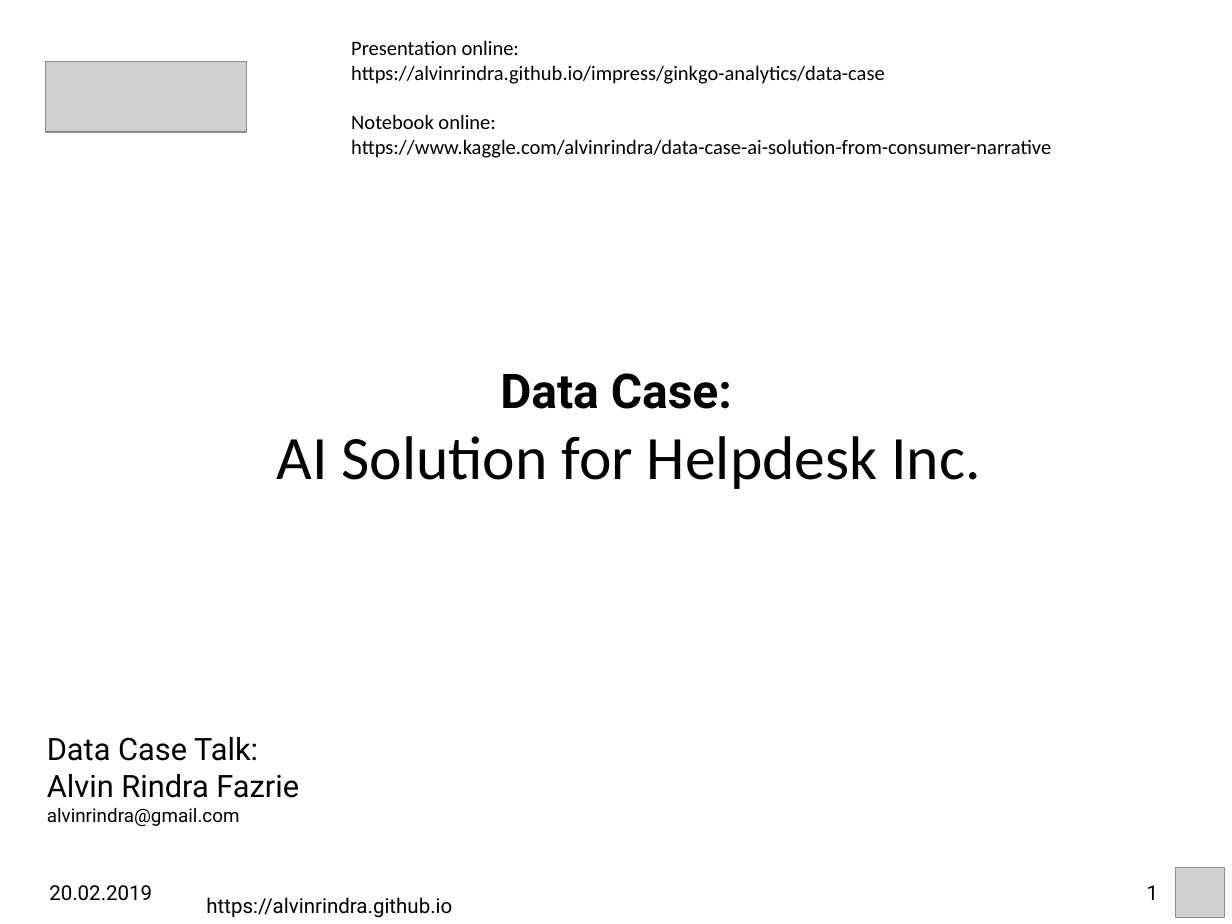
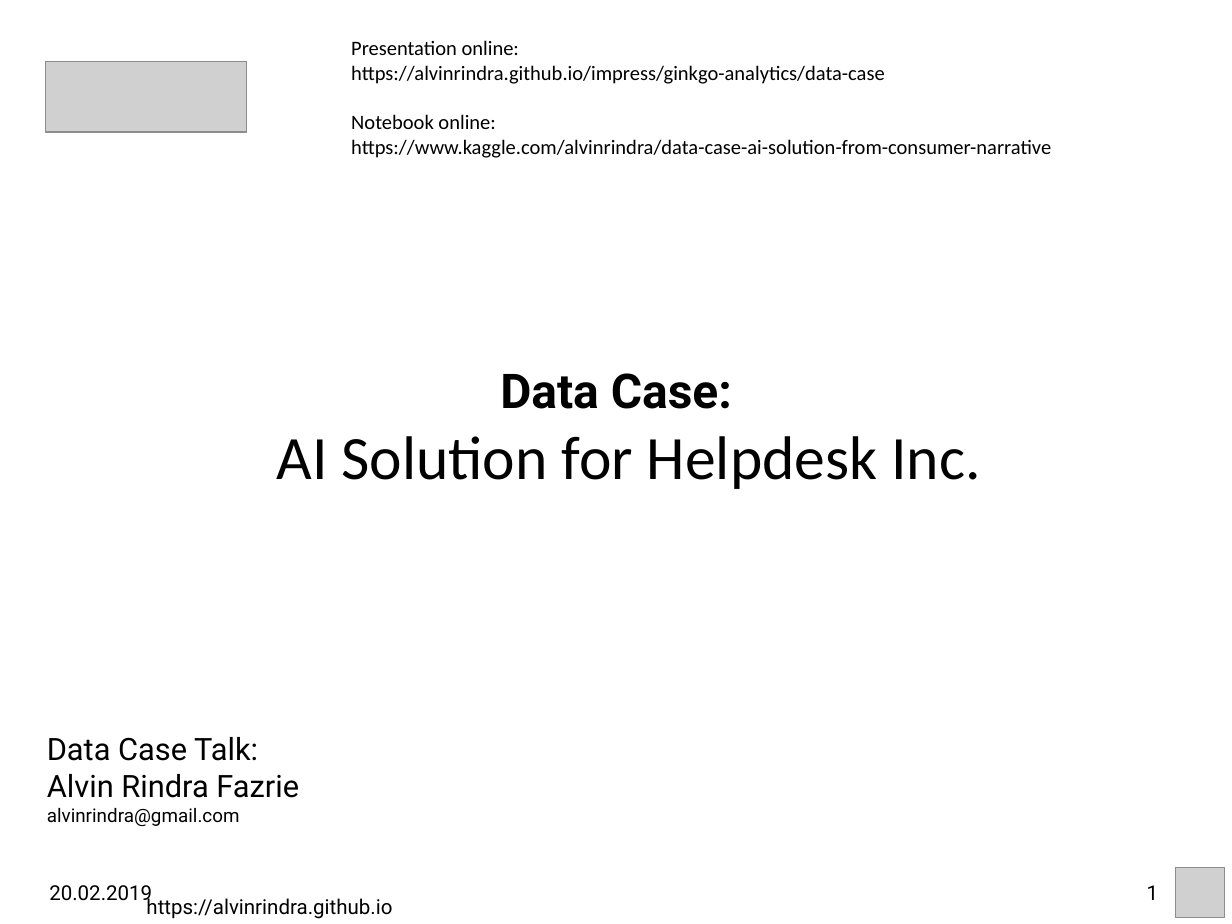
Before and after one commit to alvinrindra/alvinrindra.github.io, a slide deck: slide 1 of impress/ginkgo-analytics/Fazrie_DataCase_Talk.odp. Drawn at 1232x924 pixels with LibreOffice and Linux fonts; fonts in the diff are those of the drawing; grey boxes stand for pictures; background and template pictures are left out. Boxes give left, top, right and bottom in pixels: in the first picture for what was removed or moved away, otherwise in the second. Text is boxed around its words. In the diff, an @@ line names an element or a change of style, - is before the commit and + after.

```diff
--- a/impress/ginkgo-analytics/Fazrie_DataCase_Talk.odp
+++ b/impress/ginkgo-analytics/Fazrie_DataCase_Talk.odp
@@ text "https://alvinrindra.github.io": place and size @@
-text "https://alvinrindra.github.io" at (206, 897, 452, 918)
+text "https://alvinrindra.github.io" at (146, 895, 392, 919)
```
Also in this commit, not shown: 1 other slide changed, 4 other files.
